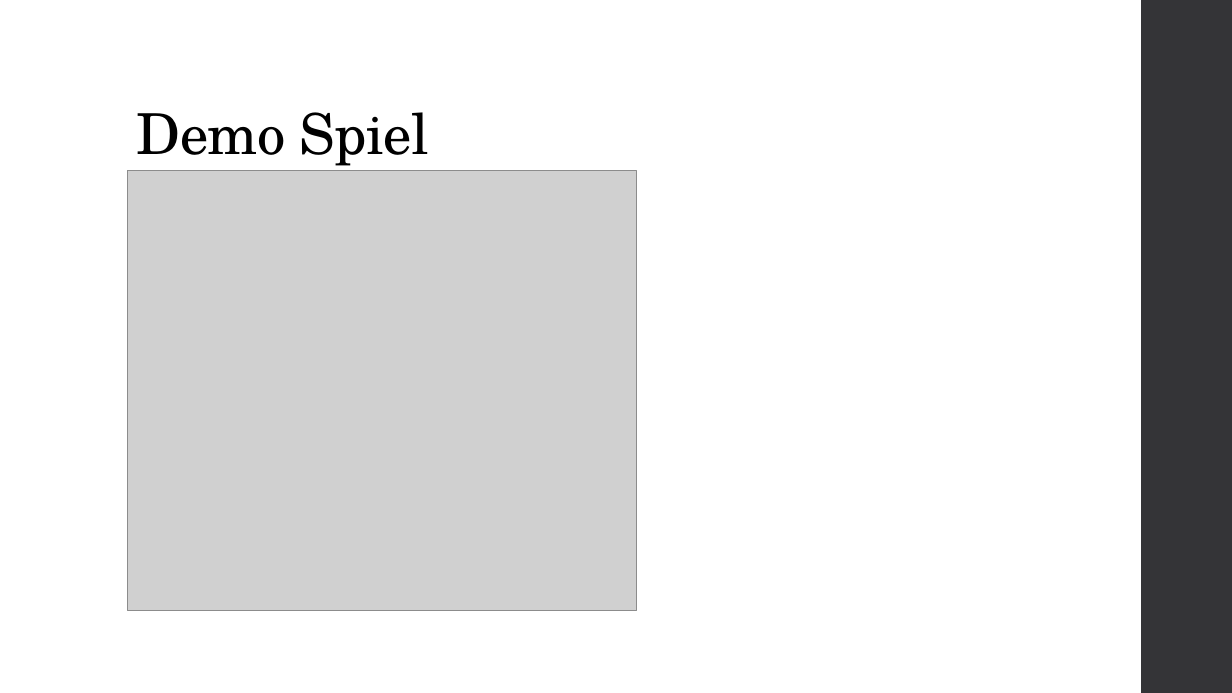
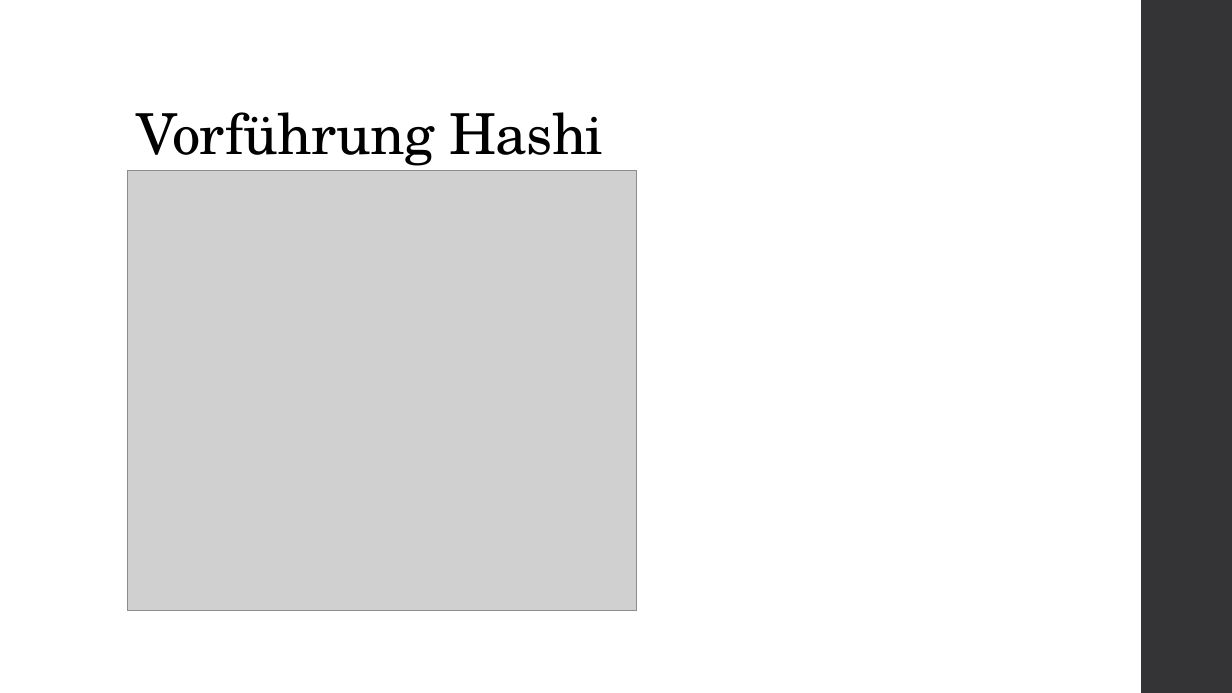
Before and after one commit to SWEHashiSG/hashi, a slide deck: slide 13 of documentation/Präsentation_Hashi_TeamSG.pptx. Drawn at 1232x693 pixels with LibreOffice and Linux fonts; fonts in the diff are those of the drawing; grey boxes stand for pictures. Boxes give left, top, right and bottom in pixels: in the first picture for what was removed or moved away, otherwise in the second. Text is boxed around its words. In the diff, an @@ line names an element or a change of style, - is before the commit and + after.

```diff
--- a/documentation/Präsentation_Hashi_TeamSG.pptx
+++ b/documentation/Präsentation_Hashi_TeamSG.pptx
@@ title at (x1=137, y1=112, x2=603, y2=171): text changed @@
-Demo Spiel
+Vorführung Hashi
```
Also in this commit, not shown: 1 other slide changed.
